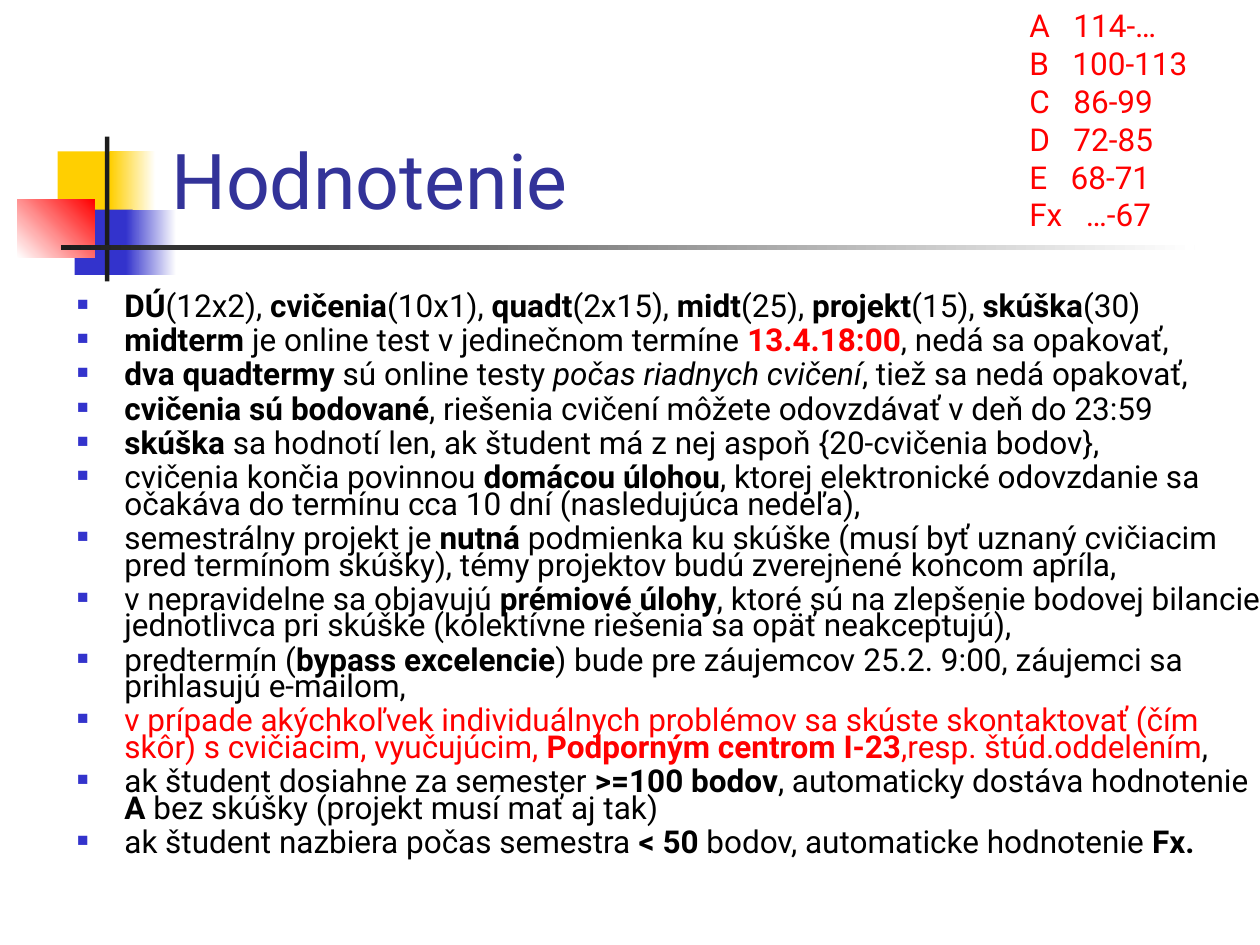
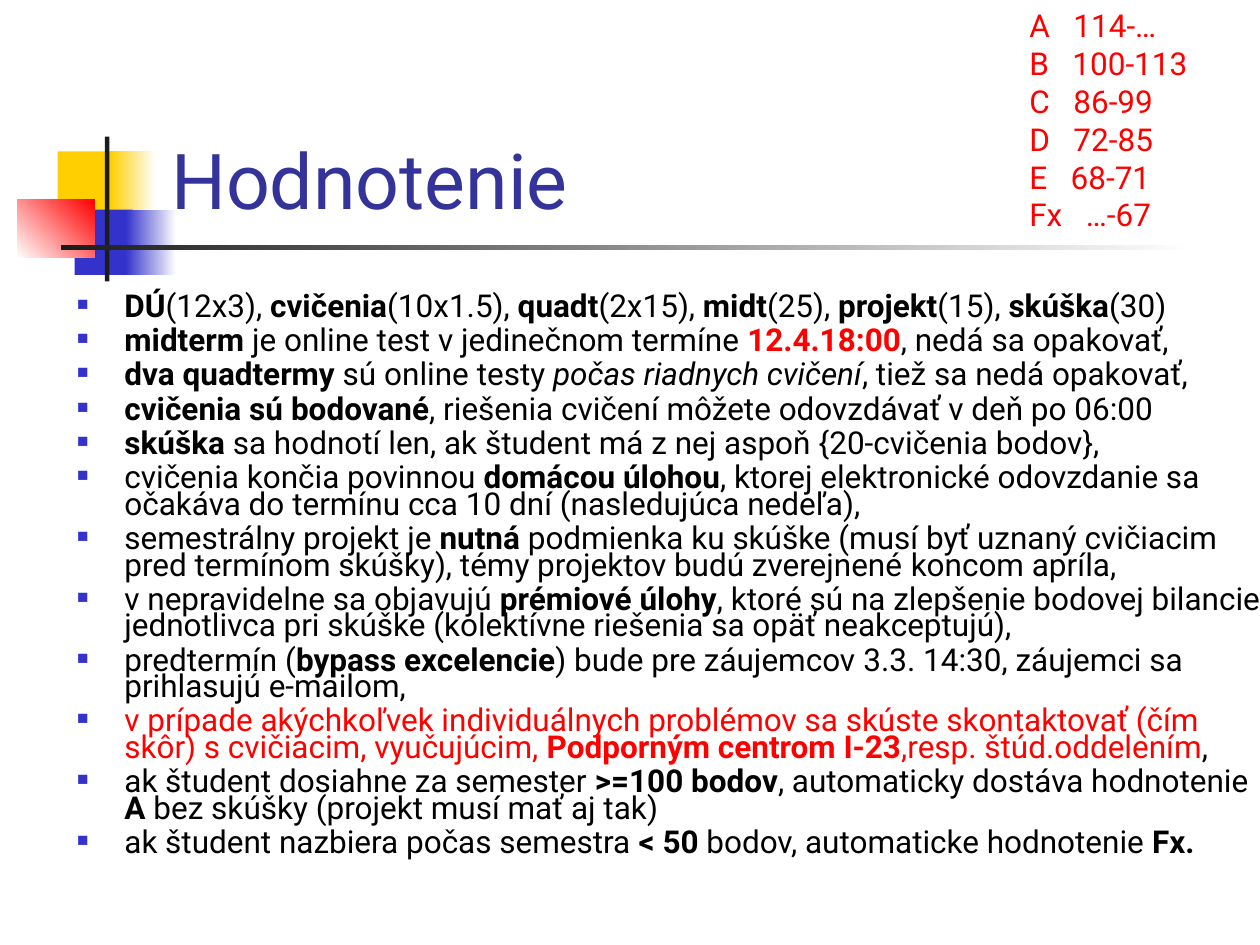
Before and after one commit to Programovanie4/Prednasky, a slide deck: slide 3 of 01/01_java.ppt. Drawn at 1260x945 pixels with LibreOffice and Linux fonts; fonts in the diff are those of the drawing. Boxes give left, top, right and bottom in pixels: in the first picture for what was removed or moved away, otherwise in the second. Text is boxed around its words. In the diff, an @@ line names an element or a change of style, - is before the commit and + after.

```diff
--- a/01/01_java.ppt
+++ b/01/01_java.ppt
@@ text at (124,288,1169,358): text changed @@
-■ DÚ(12x2), cvičenia(10x1), quadt(2x15), midt(25), projekt(15), skúška(30)
-■ midterm je online test v jedinečnom termíne 13.4.18:00, nedá sa opakovať,
+■ DÚ(12x3), cvičenia(10x1.5), quadt(2x15), midt(25), projekt(15), skúška(30)
+■ midterm je online test v jedinečnom termíne 12.4.18:00, nedá sa opakovať,
@@ text at (124,391,1152,427): text changed @@
-■ cvičenia sú bodované, riešenia cvičení môžete odovzdávať v deň do 23:59
+■ cvičenia sú bodované, riešenia cvičení môžete odovzdávať v deň po 06:00
@@ text at (124,642,1182,704): text changed @@
-■ predtermín (bypass excelencie) bude pre záujemcov 25.2. 9:00, záujemci sa prihlasujú e-mailom,
+■ predtermín (bypass excelencie) bude pre záujemcov 3.3. 14:30, záujemci sa prihlasujú e-mailom,
```
Also in this commit, not shown: 1 other slide changed, 1 slide added, 1 slide removed, 3 other files.
